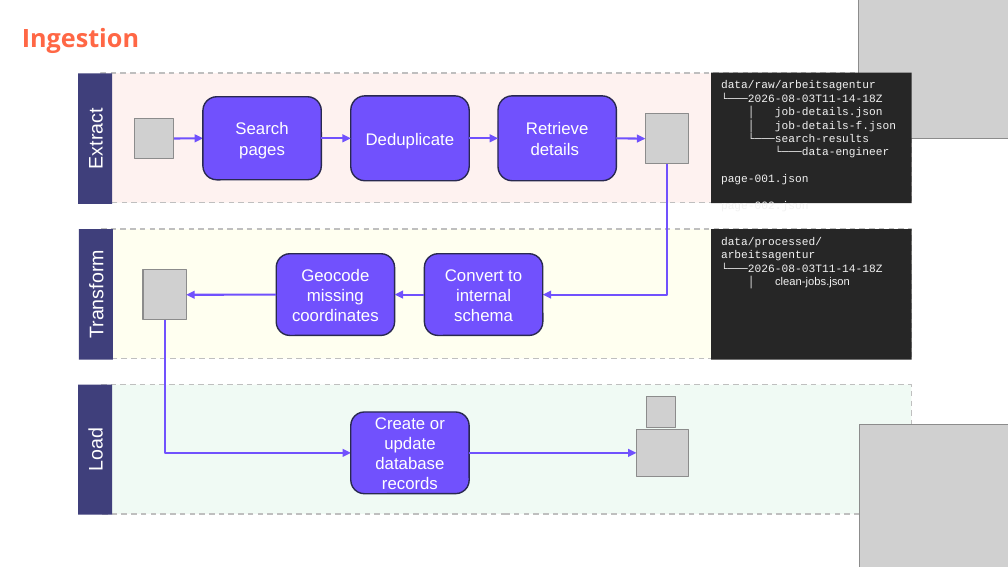
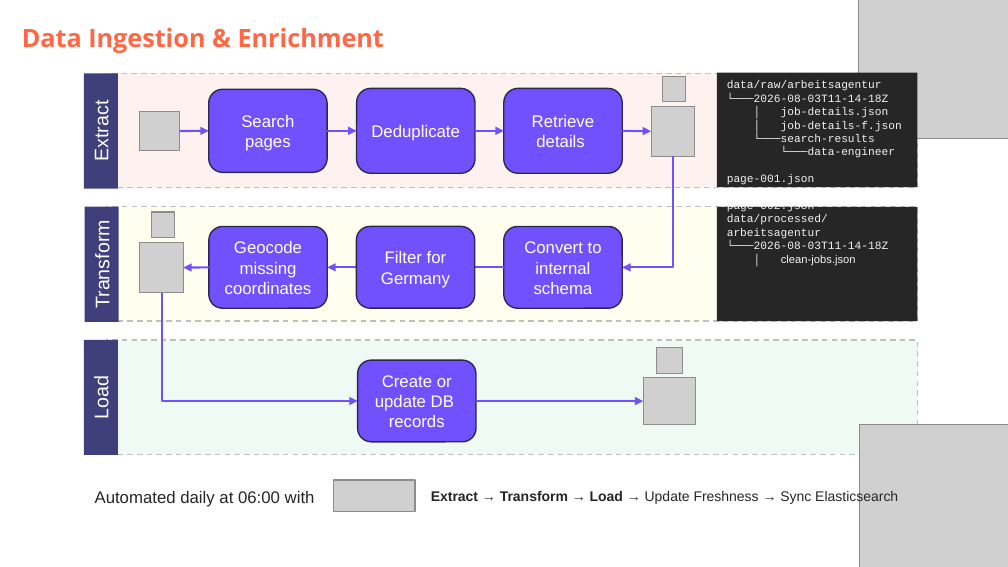
Before and after one commit to DataScientest-Studio/jun26bde-job-market, a slide deck: slide 6 of docs/defence/Defence.pptx (slide 5 before the commit). Drawn at 1008x567 pixels with LibreOffice and Linux fonts; fonts in the diff are those of the drawing; grey boxes stand for pictures; background and template pictures are left out. Boxes give left, top, right and bottom in pixels: in the first picture for what was removed or moved away, otherwise in the second. Text is boxed around its words. In the diff, an @@ line names an element or a change of style, - is before the commit and + after.

```diff
--- a/docs/defence/Defence.pptx
+++ b/docs/defence/Defence.pptx
@@ subtitle at (22, 28, 384, 53): text changed @@
-Ingestion
+Data Ingestion & Enrichment
@@ rectangle "Extract": place and size @@
-rectangle "Extract" at (78, 74, 112, 204)
+rectangle "Extract" at (84, 74, 118, 188)
@@ rectangle: place and size @@
-rectangle at (101, 74, 911, 203)
+rectangle at (107, 74, 917, 188)
@@ picture added at (662, 77, 685, 102) @@
@@ rectangle "data/raw/arbeitsagentur": place and size @@
-rectangle "data/raw/arbeitsagentur" at (711, 73, 911, 203)
+rectangle "data/raw/arbeitsagentur" at (717, 73, 917, 187)
@@ picture: place and size @@
-picture at (134, 119, 173, 158)
+picture at (140, 111, 179, 150)
@@ picture: place and size @@
-picture at (645, 114, 688, 164)
+picture at (651, 106, 695, 156)
@@ 4 arrows, 3 rounded rectangles: place and size @@
-4 arrows, 3 rounded rectangles at (173, 96, 645, 180)
+4 arrows, 3 rounded rectangles at (179, 89, 651, 173)
@@ elbow arrow moved from (667, 163) - (543, 294) to (672, 156) - (622, 267) @@
@@ rectangle "Transform": place and size @@
-rectangle "Transform" at (78, 229, 112, 359)
+rectangle "Transform" at (85, 207, 119, 322)
@@ rectangle: place and size @@
-rectangle at (101, 229, 911, 358)
+rectangle at (107, 207, 917, 322)
@@ rectangle "data/processed/arbeitsagentur": place and size @@
-rectangle "data/processed/arbeitsagentur" at (711, 229, 911, 359)
+rectangle "data/processed/arbeitsagentur" at (717, 207, 917, 322)
@@ picture added at (151, 212, 174, 237) @@
@@ rounded rectangle "Geocode missing coordinates": place and size @@
-rounded rectangle "Geocode missing coordinates" at (276, 254, 394, 336)
+rounded rectangle "Geocode missing coordinates" at (209, 227, 327, 308)
@@ rounded rectangle added at (357, 227, 475, 308), fill #7151FD, outline #292950 1 pt, 12 pt, text #FFFFFF @@
+Filter for Germany
@@ rounded rectangle "Convert to internal schema": place and size @@
-rounded rectangle "Convert to internal schema" at (424, 254, 542, 336)
+rounded rectangle "Convert to internal schema" at (504, 227, 622, 308)
@@ picture: place and size @@
-picture at (143, 270, 186, 321)
+picture at (140, 243, 183, 293)
@@ arrow moved from (276, 294) - (186, 294) to (209, 267) - (183, 267) @@
@@ arrow moved from (424, 294) - (395, 294) to (504, 267) - (328, 267) @@
@@ elbow arrow moved from (164, 320) - (351, 453) to (161, 292) - (358, 401) @@
@@ rectangle "Load": place and size @@
-rectangle "Load" at (78, 385, 112, 515)
+rectangle "Load" at (84, 340, 118, 455)
@@ rectangle: place and size @@
-rectangle at (101, 385, 911, 514)
+rectangle at (107, 340, 917, 455)
@@ picture: place and size @@
-picture at (646, 397, 675, 427)
+picture at (656, 348, 681, 374)
@@ text in rounded rectangle at (375, 375, 454, 427): text changed @@
-Create or update database records
+Create or update DB records
@@ 1 picture, 1 rounded rectangle, 1 arrow: place and size @@
-1 picture, 1 rounded rectangle, 1 arrow at (351, 412, 688, 494)
+1 picture, 1 rounded rectangle, 1 arrow at (358, 360, 696, 442)
@@ text added at (95, 491, 315, 507), 12 pt, text #262626 @@
+Automated daily at 06:00 with
@@ picture added at (334, 480, 415, 511) @@
@@ text added at (431, 490, 898, 505), 10 pt, text #262626 @@
+Extract → Transform → Load → Update Freshness → Sync Elasticsearch
```
Also in this commit, not shown: 4 other slides changed, 9 slides added, 2 slides removed, 33 other files.
